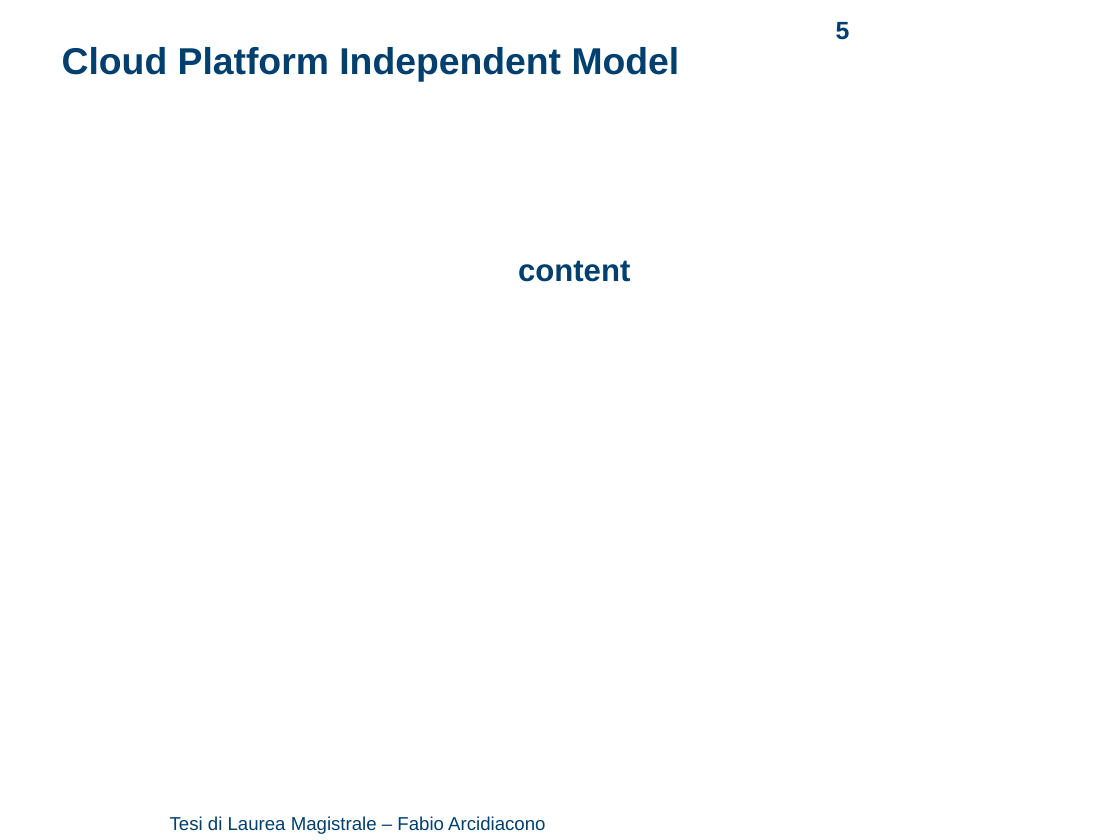
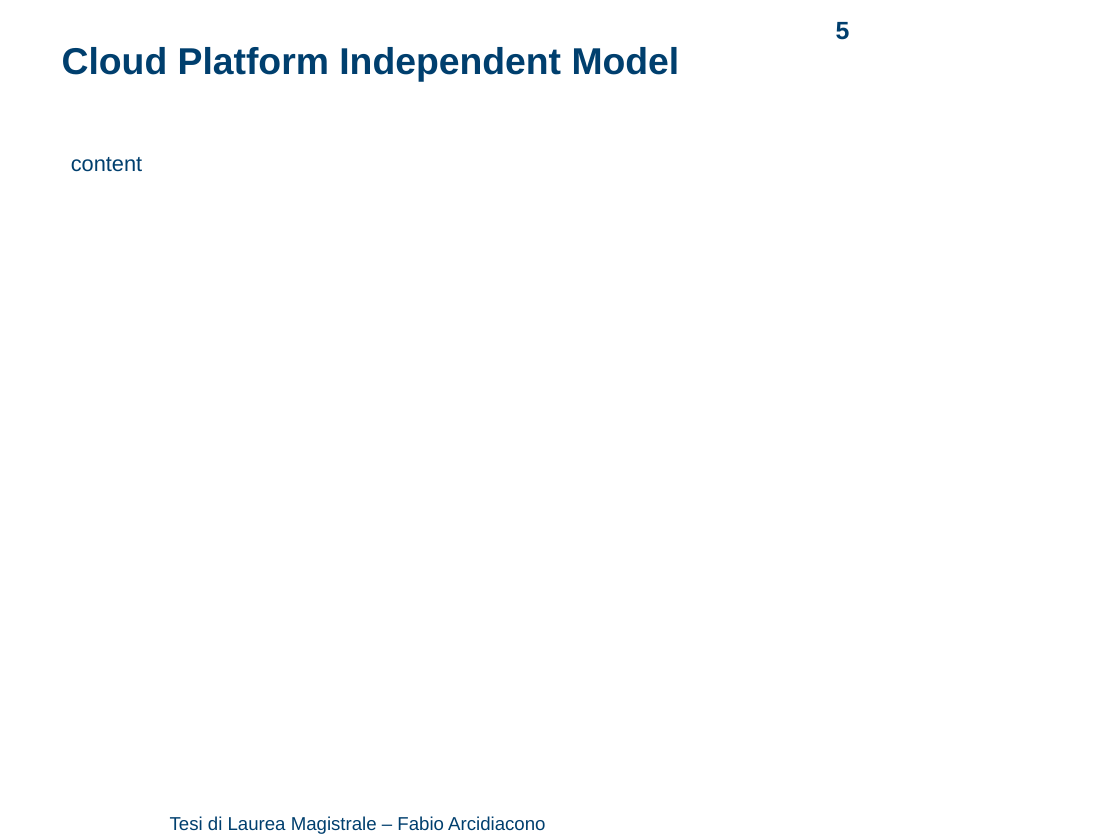
Before and after one commit to arci/thesis, a slide deck: slide 5 of presentation/ThesisPresentation.ppt. Drawn at 1120x840 pixels with LibreOffice and Linux fonts; fonts in the diff are those of the drawing; background and template pictures are left out. Boxes give left, top, right and bottom in pixels: in the first picture for what was removed or moved away, otherwise in the second. Text is boxed around its words. In the diff, an @@ line names an element or a change of style, - is before the commit and + after.

```diff
--- a/presentation/ThesisPresentation.ppt
+++ b/presentation/ThesisPresentation.ppt
@@ text "content" at [71, 157, 143, 172]: size 20 to 14 pt, bold off; alignment centre to left; indent changed @@
```
Also in this commit, not shown: 11 other slides changed, 2 slides added, 1 slide removed, 1 other file.
